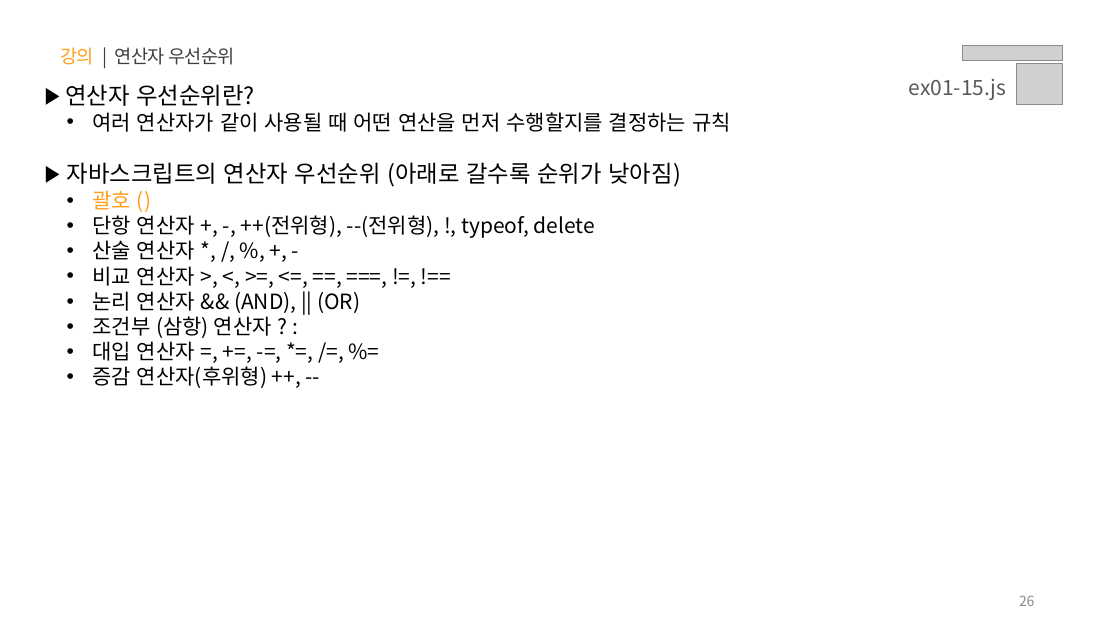
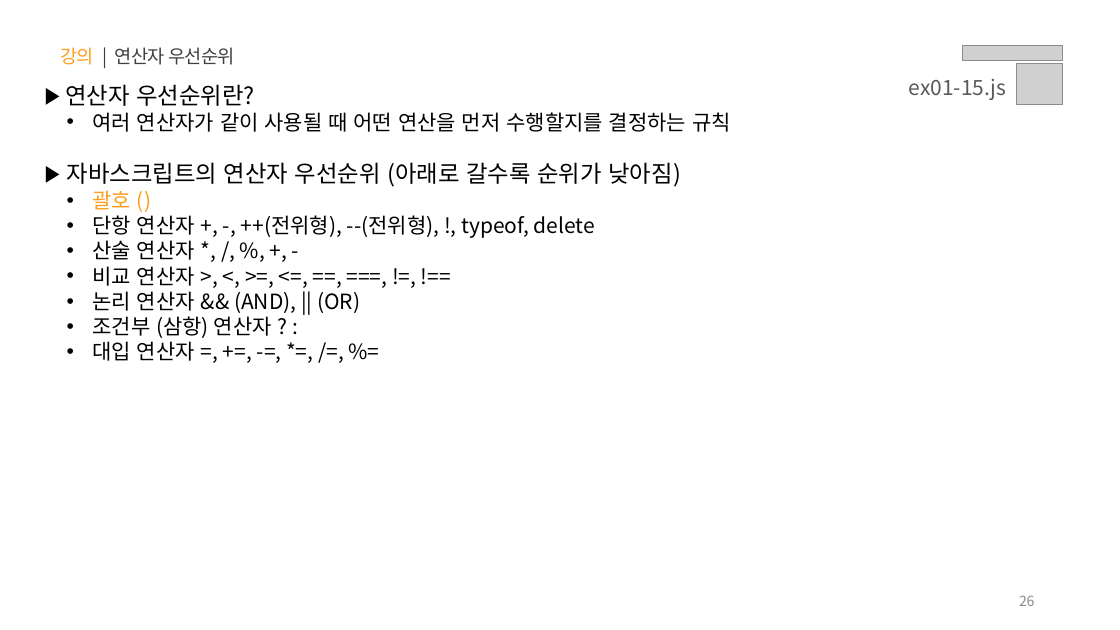
Before and after one commit to yebin-jeong/learn-js, a slide deck: slide 26 of PPT/01.자바스크립트 - 기초 문법.pptx. Drawn at 1120x630 pixels with LibreOffice and Linux fonts; fonts in the diff are those of the drawing; grey boxes stand for pictures. Boxes give left, top, right and bottom in pixels: in the first picture for what was removed or moved away, otherwise in the second. Text is boxed around its words. In the diff, an @@ line names an element or a change of style, - is before the commit and + after.

```diff
--- a/PPT/01.자바스크립트 - 기초 문법.pptx
+++ b/PPT/01.자바스크립트 - 기초 문법.pptx
@@ text at bbox=[92, 366, 267, 388]: paragraph removed @@
-  • 증감 연산자(후위형) ++, --
```
